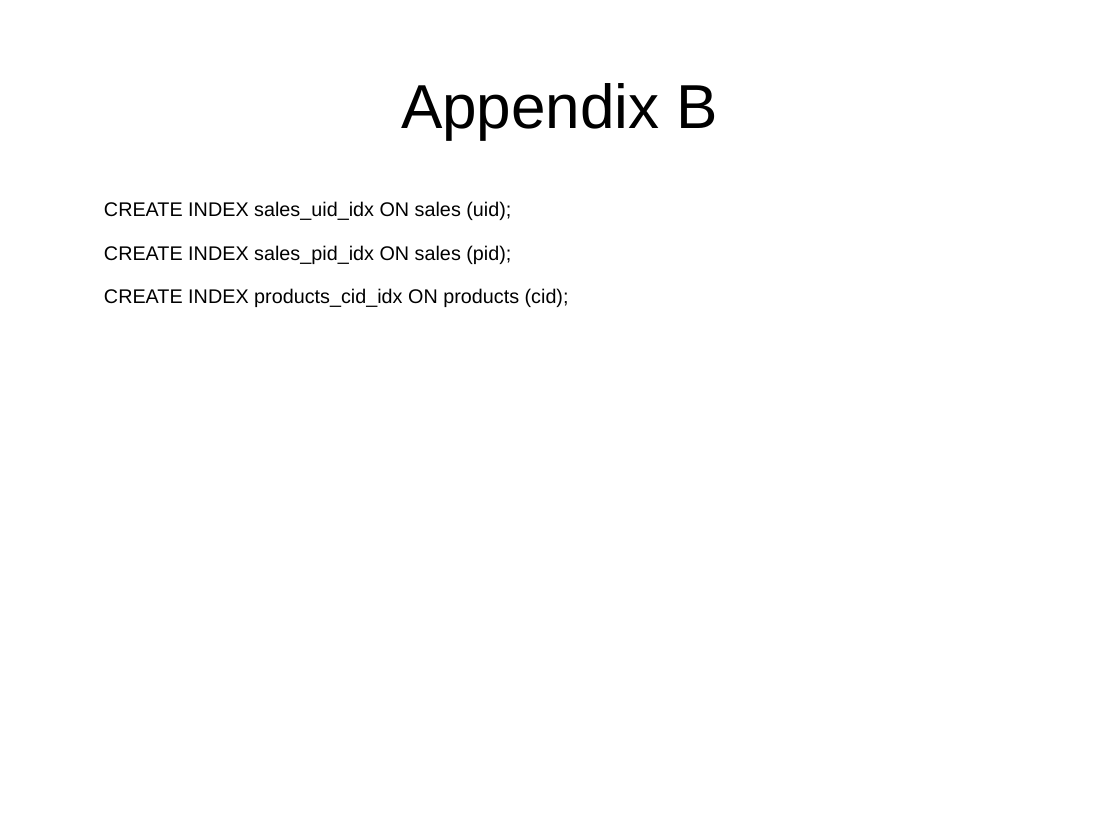
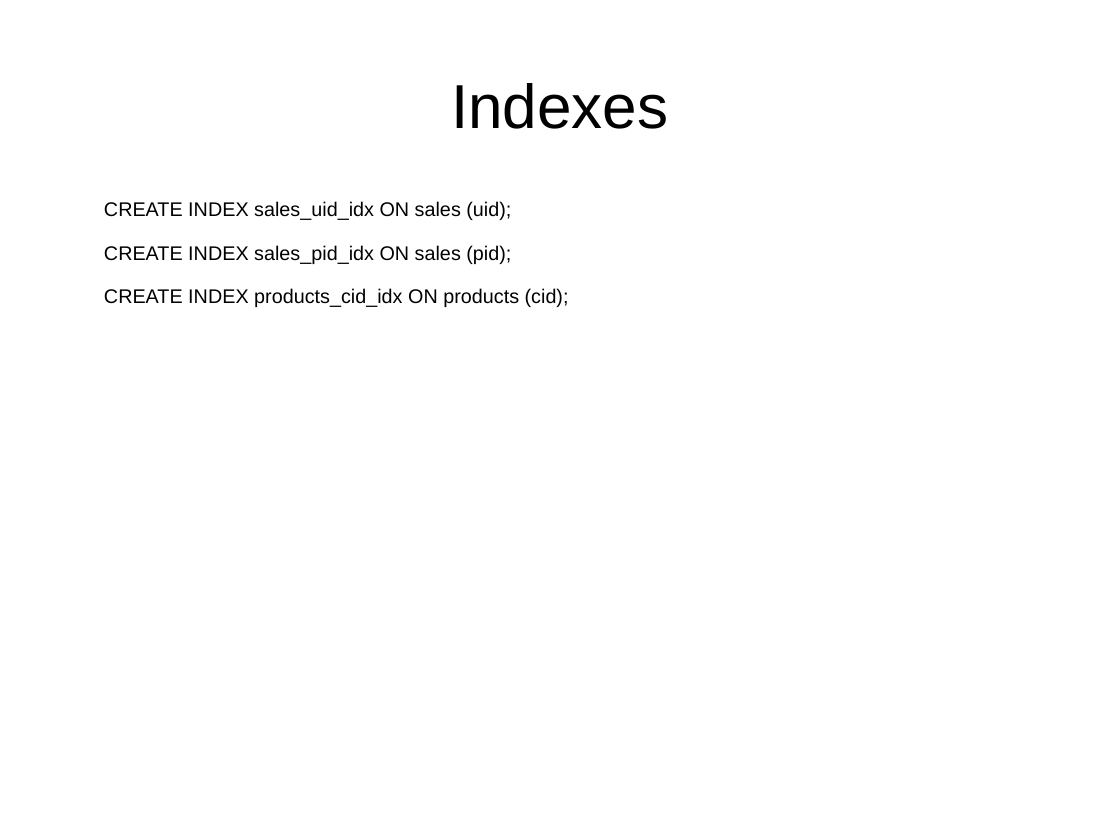
Before and after one commit to afcarl/dse201_final, a slide deck: slide 8 of dse201_final_report.odp (slide 14 before the commit). Drawn at 1120x840 pixels with LibreOffice and Linux fonts; fonts in the diff are those of the drawing. Boxes give left, top, right and bottom in pixels: in the first picture for what was removed or moved away, otherwise in the second. Text is boxed around its words. In the diff, an @@ line names an element or a change of style, - is before the commit and + after.

Commit message:
updated final indexes

```diff
--- a/dse201_final_report.odp
+++ b/dse201_final_report.odp
@@ title at bbox=[451, 83, 668, 129]: text changed @@
-Appendix B
+Indexes
```
Also in this commit, not shown: 10 other slides changed, 2 slides added, 6 slides removed, 5 other files.
